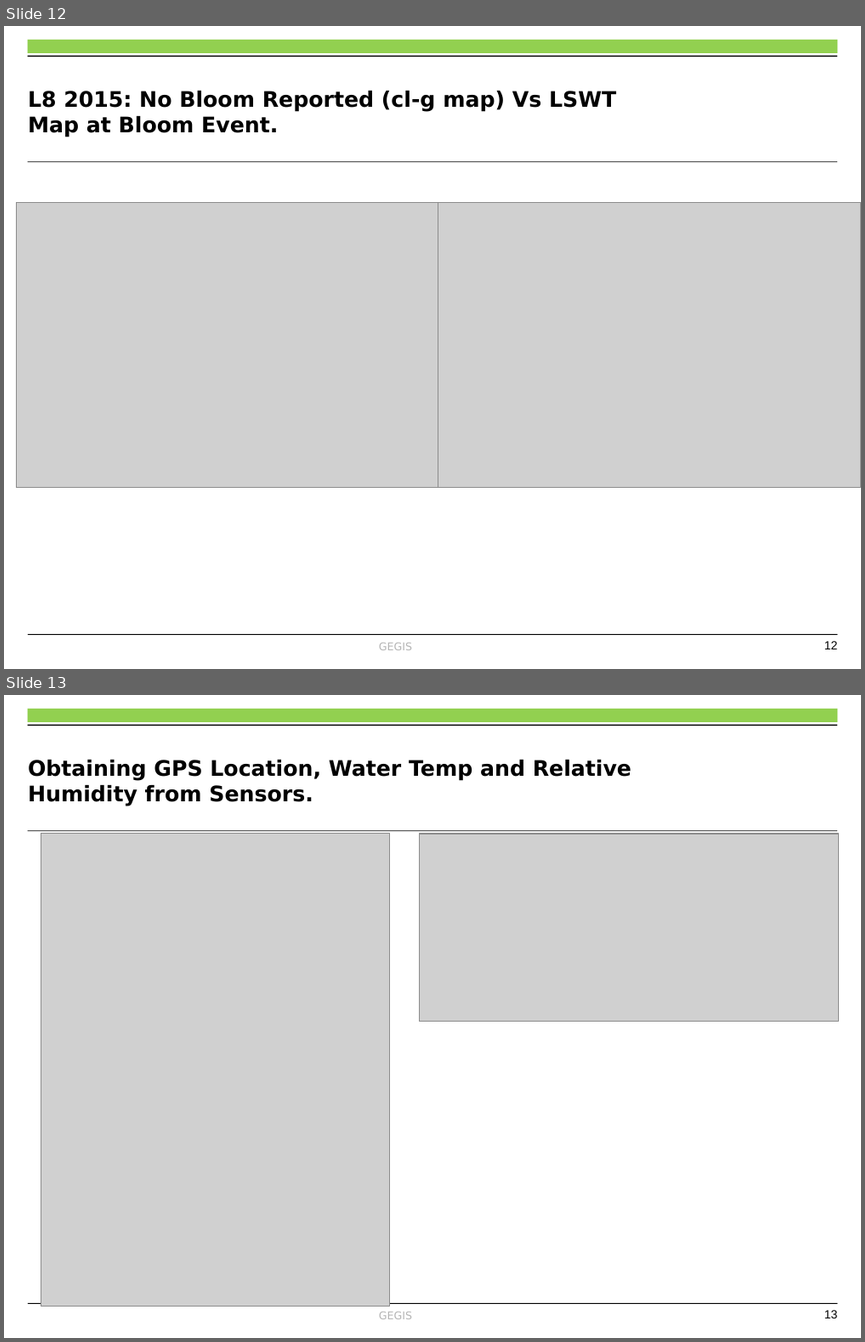
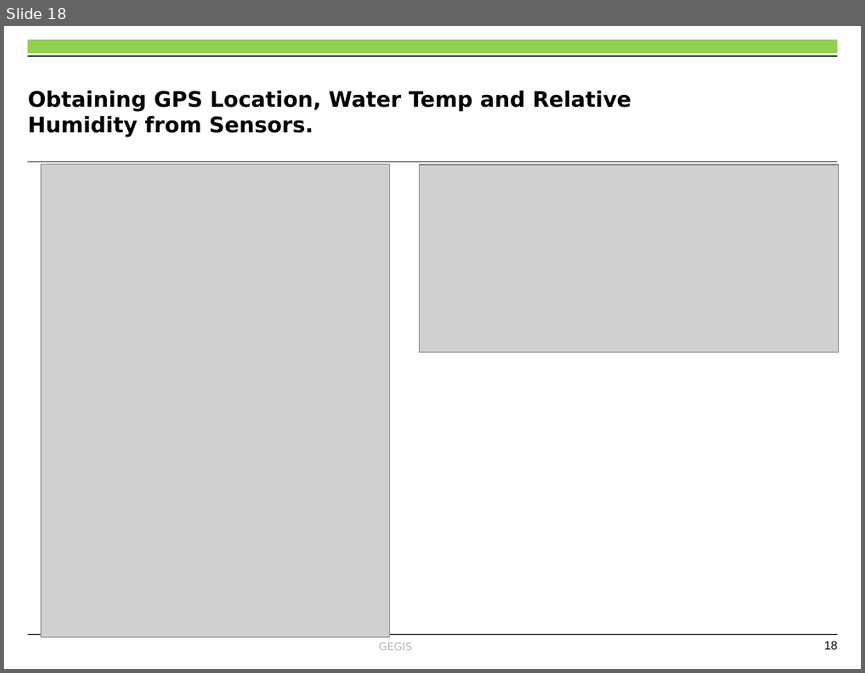
Before and after one commit to OkomoJacob/FinalYearProject, a slide deck: Dr. E Nduati, Superviser/Submissions/ENC222-0149_2017_OKOMO_JACOB_OKELLO_V3.pptx. Shown one above the other, each under a label of ours: slides 12 and 13 before the commit, slide 18 after it. The pictures are 865x1342 and 865x673 pixels, drawn with LibreOffice and Linux fonts; fonts in the diff are those of the drawing; grey boxes stand for pictures; background and template pictures are left out. Boxes give left, top, right and bottom in pixels: in the first picture for what was removed or moved away, otherwise in the second. Text is boxed around its words. In the diff, an @@ line names an element or a change of style, - is before the commit and + after.

```diff
--- a/Dr. E Nduati, Superviser/Submissions/ENC222-0149_2017_OKOMO_JACOB_OKELLO_V3.pptx
+++ b/Dr. E Nduati, Superviser/Submissions/ENC222-0149_2017_OKOMO_JACOB_OKELLO_V3.pptx
@@ slide 12 removed at (x1=4, y1=26, x2=861, y2=669), background #FFFFFF; not listed: 6 template elements that a slide beside it also shows @@
@@ title removed at (x1=28, y1=91, x2=616, y2=137) @@
-L8 2015: No Bloom Reported (cl-g map) Vs LSWT Map at Bloom Event.
@@ picture removed at (x1=16, y1=203, x2=439, y2=487) @@
@@ picture removed at (x1=438, y1=203, x2=861, y2=487) @@
@@ what was slide 13 is now slide 18 @@
@@ page number at (x1=824, y1=641, x2=838, y2=649): text changed @@
-13
+18
```
Also in this commit, not shown: 9 slides changed, 8 slides added, 2 other slides removed, 1 other file.
